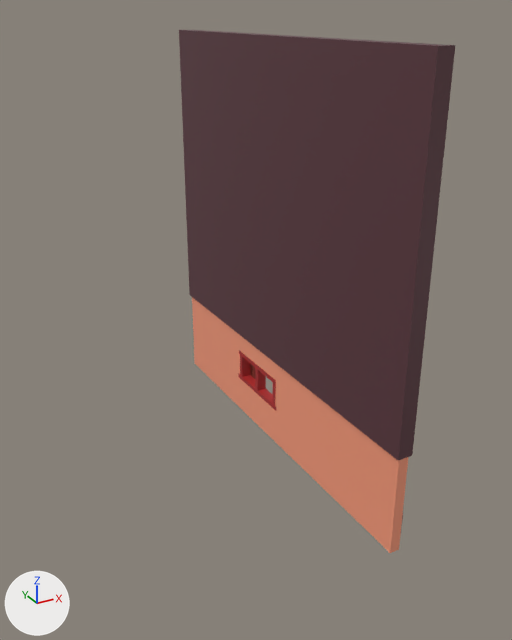
Two versions of the FBX model Assets/Cenário/Casas/Casa Bruxa/Casa Bruxa - parte interna/Parede-Esquerda.fbx, one commit apart.
One viewpoint serves both versions: a 50 mm camera at (-16.0, -32.0, 17.2) aimed at (-4.5, -11.0, 6.7). Arrows for +X, +Y and +Z are at lower left; the lights stay in place. Where no turn or scale is listed for an object, it has been applied to the vertices.
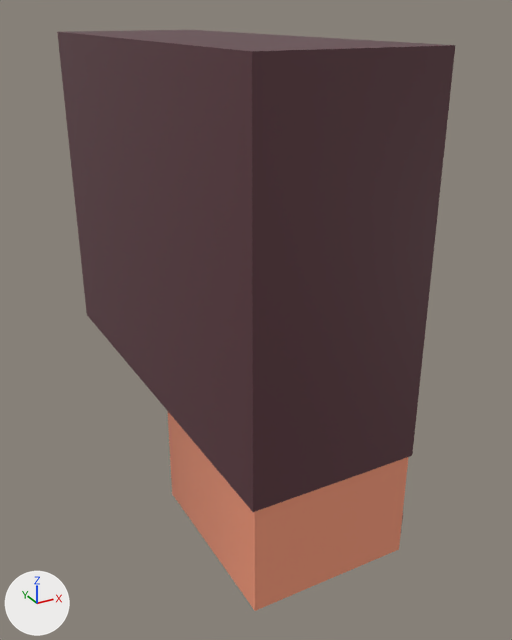
The newer file is also turned or shifted as a whole; pictures and numbers use the older file's frame.

The edits, one by one:
me_cube_005 has 7136 vertices, 6321 faces and spans x -0.3..0.4, y -9.6..6.5, z -4.0..12.0.
me_cube_005 is used by ob_cube_001; location (-2.79, -8.22, 4.34).
Before the commit, vertices of me_cube_005: 24 (-0.3, 6.5, -0.2) at pixel (189, 294), 25 (-0.3, 6.5, 12.0) at pixel (178, 29), 28 (-0.3, -9.6, -0.2) at pixel (398, 460), 29 (-0.3, -9.6, 12.0) at pixel (437, 45), 2053 (-0.2, -9.5, 0.0).
Before the commit, vertices of me_cube_005: 2055 (-0.2, -3.0, 0.0), 2068 (-0.2, -9.5, -4.0) at pixel (390, 553), 2072 (-0.2, -3.0, -4.0) at pixel (289, 455).
Part 1, on me_cube_005:
Vertices 24, 25, 28, 29, 2053, 2055, 2068, 2072 of me_cube_005 move by (-5.2, 0.0, 0.0).

Location of each change, (x1, y1, x2, y2) in pixels of the pictures (512 x 640 px):
'Cube.001', reshaped
    before: (179, 30, 455, 553)
    after: (57, 30, 455, 611)
